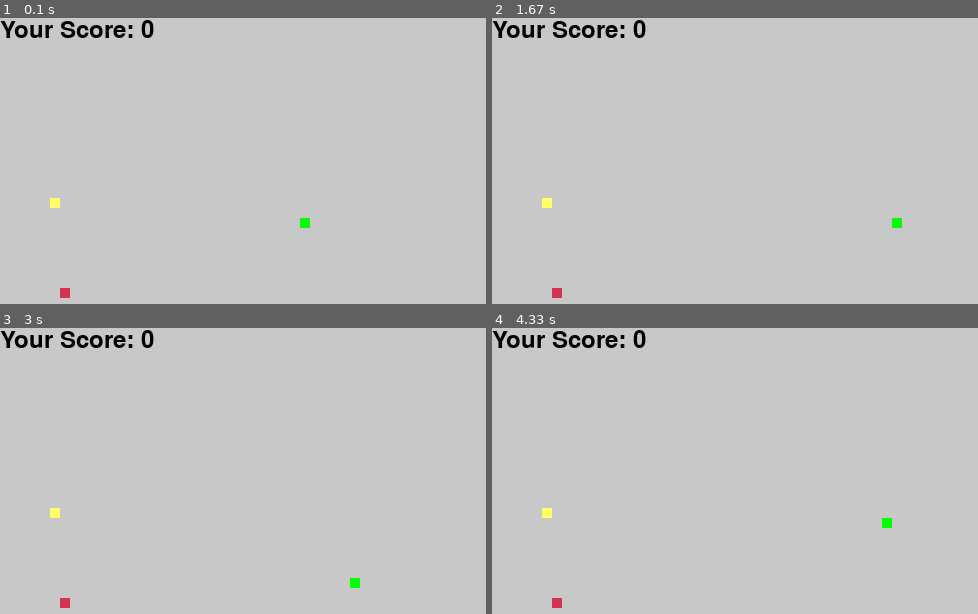
Above: before the commit, frames 1-4 (two rows, left to right).
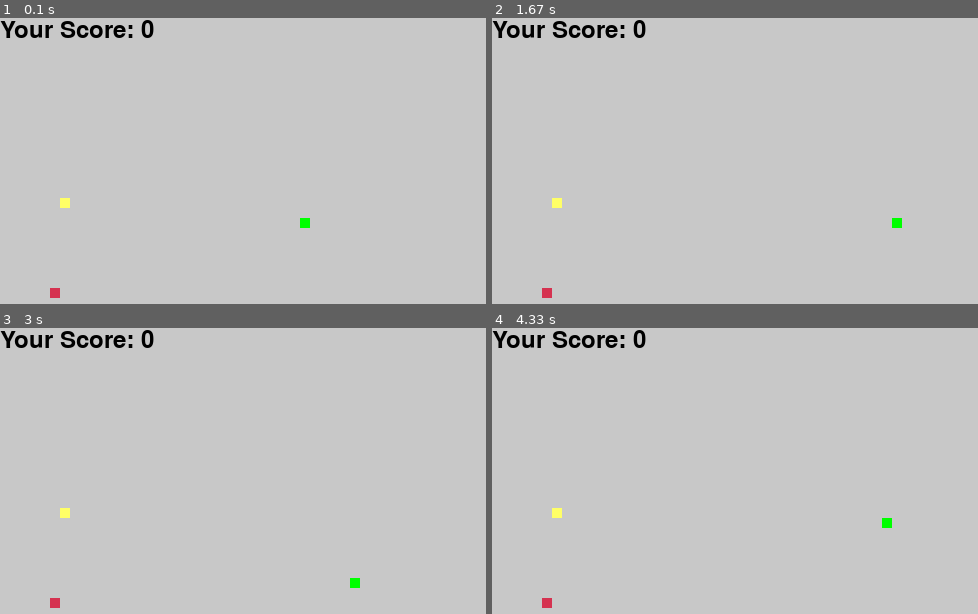
Above: after the commit, the same moments.

Repository: midoublelo/snake-pygame
Game: pygame game, started from snake.py
Same seed, same stepped clock (60 frames per second), same inputs: the game is played once before the commit and once after it.
Inputs:
- Up to frame 1 (0.1 s): no input
- Up to frame 2 (1.67 s): tap S at 0.33 s; hold Right 0.67-1.13 s; hold Up 1.17-1.47 s; hold Right from 1.5 s (still down)
- Up to frame 3 (3 s): release Right at 1.97 s; hold Left 2-2.53 s; hold Down 2.57-2.87 s; hold Left from 2.9 s (still down)
- Up to frame 4 (4.33 s): release Left at 3.3 s; hold Up 3.33-3.7 s; hold Right from 3.73 s (still down)

The runs differ from the first frame. In frame 1, 0.3% of the frame differs, in the area x 10-15%, y 62-98%; in frame 2, 0.3%; in frame 3, 0.3%; in frame 4, 0.3%.

Commit message:
Reformatted variable names

Diff:
--- a/snake.py
+++ b/snake.py
@@ -31,13 +31,13 @@
 snakeBlock = 10
 snakeSpeed = 10
 
-font_style = pygame.font.SysFont("linuxlibertineo", 25)
-score_font = pygame.font.SysFont("linuxlibertineo", 35)
+fontStyle = pygame.font.SysFont("linuxlibertineo", 25)
+scoreFont = pygame.font.SysFont("linuxlibertineo", 35)
 
 # sense.clear(grey)
 
 def playerScore(score):
-    value = score_font.render("Your Score: " + str(score), True, black)
+    value = scoreFont.render("Your Score: " + str(score), True, black)
     display.blit(value, [0, 0])
 
 def playerSnake(snake_block, snake_list):
@@ -45,12 +45,12 @@
         pygame.draw.rect(display, green, [x[0], x[1], snakeBlock, snakeBlock])
 
 def message(msg, color):
-    mesg = font_style.render(msg, True, color)
+    mesg = fontStyle.render(msg, True, color)
     display.blit(mesg, [windowWidth / 6, windowHeight / 3])
 
 def gameLoop():
-    game_over = False
-    game_close = False
+    gameOver = False
+    gameClose = False
 
     x1 = windowWidth / 2
     y1 = windowHeight / 2
@@ -58,20 +58,20 @@
     x1_change = 0
     y1_change = 0
 
-    snake_List = []
-    Length_of_snake = 1
+    snakeList = []
+    snakeLength = 1
 
-    foodXPos = round(random.randrange(0, windowWidth - snakeBlock) / 10.0) * 10.0
-    foodYPos = round(random.randrange(0, windowHeight - snakeBlock) / 10.0) * 10.0
-    powerUpXPos = round(random.randrange(0, windowWidth - snakeBlock) / 10.0) * 10.0
-    powerUpYPos = round(random.randrange(0, windowHeight - snakeBlock - 50) / 10.0) * 10.0
+    appleXPos = round(random.randrange(0, windowWidth - snakeBlock) / 10.0) * 10.0
+    appleYPos = round(random.randrange(0, windowHeight - snakeBlock) / 10.0) * 10.0
+    lemonXPos = round(random.randrange(0, windowWidth - snakeBlock) / 10.0) * 10.0
+    lemonYPos = round(random.randrange(0, windowHeight - snakeBlock - 50) / 10.0) * 10.0
 
-    while not game_over:
+    while not gameOver:
 
-        while game_close == True:
+        while gameClose == True:
             display.fill(grey2)
             message("You Lost! Press R to replay", red)
-            playerScore(Length_of_snake - 1)
+            playerScore(snakeLength - 1)
             lightX = random.randint(0,7)
             lightY = random.randint(0,7)
             lightR = random.randint(0,255)
@@ -84,13 +84,13 @@
             for event in pygame.event.get():
                 if event.type == pygame.KEYDOWN:
                     if event.key == pygame.K_q:
-                        game_over = True
-                        game_close = False
+                        gameOver = True
+                        gameClose = False
                     if event.key == pygame.K_r:
                         # sense.clear(grey)
                         gameLoop()
 
-            while game_over == True:
+            while gameOver == True:
                 lightX = random.randint(0,7)
                 lightY = random.randint(0,7)
                 lightR = random.randint(0,255)
@@ -100,7 +100,7 @@
 
         for event in pygame.event.get():
             if event.type == pygame.QUIT:
-                game_over = True
+                gameOver = True
             if event.type == pygame.KEYDOWN:
                 if event.key == pygame.K_LEFT or event.key == pygame.K_a:
                     x1_change = -snakeBlock
@@ -116,44 +116,44 @@
                     x1_change = 0
 
         if x1 >= windowWidth or x1 < 0 or y1 >= windowHeight or y1 < 0:
-            game_close = True
+            gameClose = True
         x1 += x1_change
         y1 += y1_change
         display.fill(grey)
-        pygame.draw.rect(display, red, [foodXPos, foodYPos, snakeBlock, snakeBlock])
-        pygame.draw.rect(display, yellow, [powerUpXPos, powerUpYPos, snakeBlock, snakeBlock])
-        snake_Head = []
-        snake_Head.append(x1)
-        snake_Head.append(y1)
-        snake_List.append(snake_Head)
-        if len(snake_List) > Length_of_snake:
-            del snake_List[0]
+        pygame.draw.rect(display, red, [appleXPos, appleYPos, snakeBlock, snakeBlock])
+        pygame.draw.rect(display, yellow, [lemonXPos, lemonYPos, snakeBlock, snakeBlock])
+        snakeHead = []
+        snakeHead.append(x1)
+        snakeHead.append(y1)
+        snakeList.append(snakeHead)
+        if len(snakeList) > snakeLength:
+            del snakeList[0]
 
-        for x in snake_List[:-1]:
-            if x == snake_Head:
-                game_close = True
+        for x in snakeList[:-1]:
+            if x == snakeHead:
+                gameClose = True
 
-        playerSnake(snakeBlock, snake_List)
-        playerScore(Length_of_snake - 1)
+        playerSnake(snakeBlock, snakeList)
+        playerScore(snakeLength - 1)
 
 
         pygame.display.update()
 
-        if x1 == foodXPos and y1 == foodYPos:
-            foodXPos = round(random.randrange(0, windowWidth - snakeBlock) / 10.0) * 10.0
-            foodYPos = round(random.randrange(0, windowHeight - snakeBlock - 50) / 10.0) * 10.0
-            Length_of_snake += 1
+        if x1 == appleXPos and y1 == appleYPos:
+            appleXPos = round(random.randrange(0, windowWidth - snakeBlock) / 10.0) * 10.0
+            appleYPos = round(random.randrange(0, windowHeight - snakeBlock - 50) / 10.0) * 10.0
+            snakeLength += 1
             pygame.mixer.music.play(0)
             # sense.clear(red)
             # time.sleep(0.5)
             # sense.clear(grey)
 
-        if x1 == powerUpXPos and y1 == powerUpYPos:
-            powerUpChance = random.randint(0,2)
-            if powerUpChance == 0:
-                powerUpXPos = round(random.randrange(0, windowWidth - snakeBlock) / 10.0) * 10.0
-                powerUpYPos = round(random.randrange(0, windowHeight - snakeBlock - 50) / 10.0) * 10.0
-                Length_of_snake += 3
+        if x1 == lemonXPos and y1 == lemonYPos:
+            lemonChance = random.randint(0,2)
+            if lemonChance == 0:
+                lemonXPos = round(random.randrange(0, windowWidth - snakeBlock) / 10.0) * 10.0
+                lemonYPos = round(random.randrange(0, windowHeight - snakeBlock - 50) / 10.0) * 10.0
+                snakeLength += 3
                 pygame.mixer.music.play(1)
                 # sense.clear(yellow)
                 # time.sleep(0.5)
